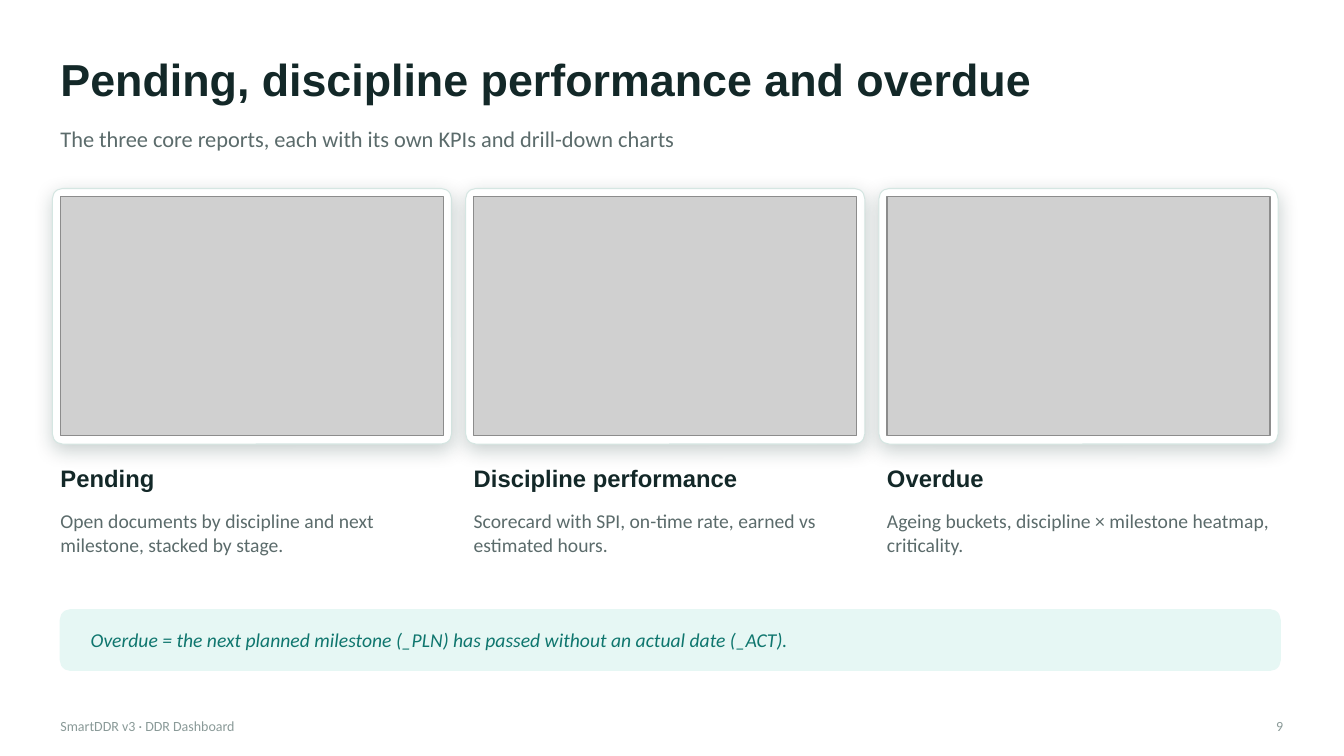
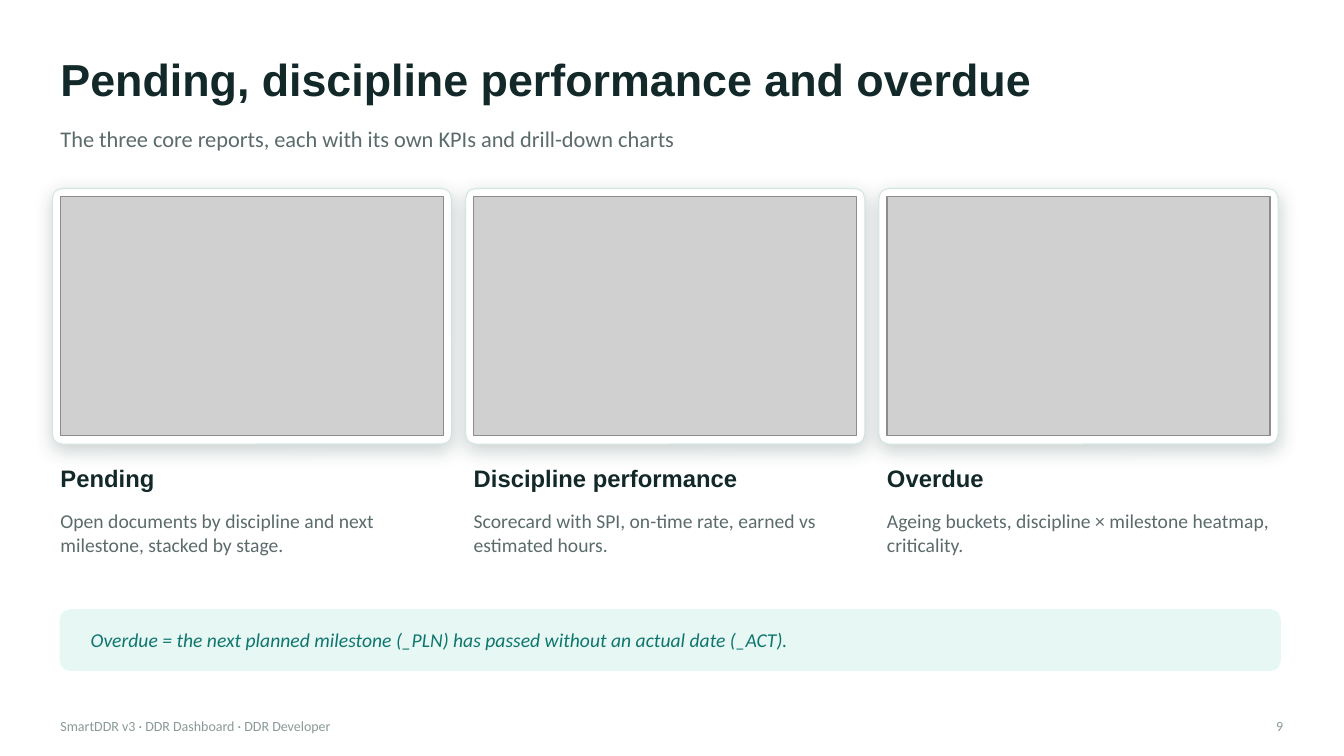
Before and after one commit to habeebpm/BlazerTest, a slide deck: slide 9 of SmartDDRv3/presentation/SmartDDR-Presentation.pptx. Drawn at 1344x756 pixels with LibreOffice and Linux fonts; fonts in the diff are those of the drawing; grey boxes stand for pictures; background and template pictures are left out. Boxes give left, top, right and bottom in pixels: in the first picture for what was removed or moved away, otherwise in the second. Text is boxed around its words. In the diff, an @@ line names an element or a change of style, - is before the commit and + after.

```diff
--- a/SmartDDRv3/presentation/SmartDDR-Presentation.pptx
+++ b/SmartDDRv3/presentation/SmartDDR-Presentation.pptx
@@ text at [60,721,330,733]: text changed @@
-SmartDDR v3 · DDR Dashboard
+SmartDDR v3 · DDR Dashboard · DDR Developer
```
Also in this commit, not shown: 15 other slides changed, 4 slides added.
